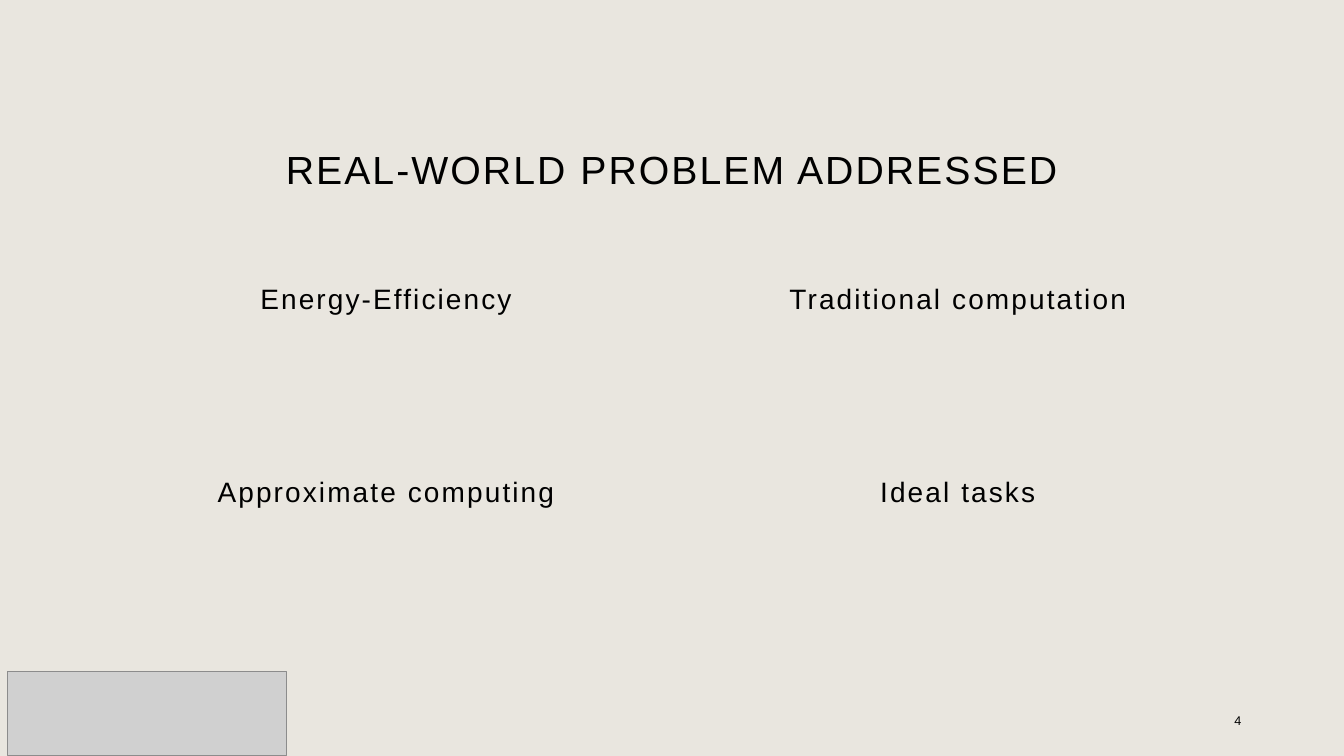
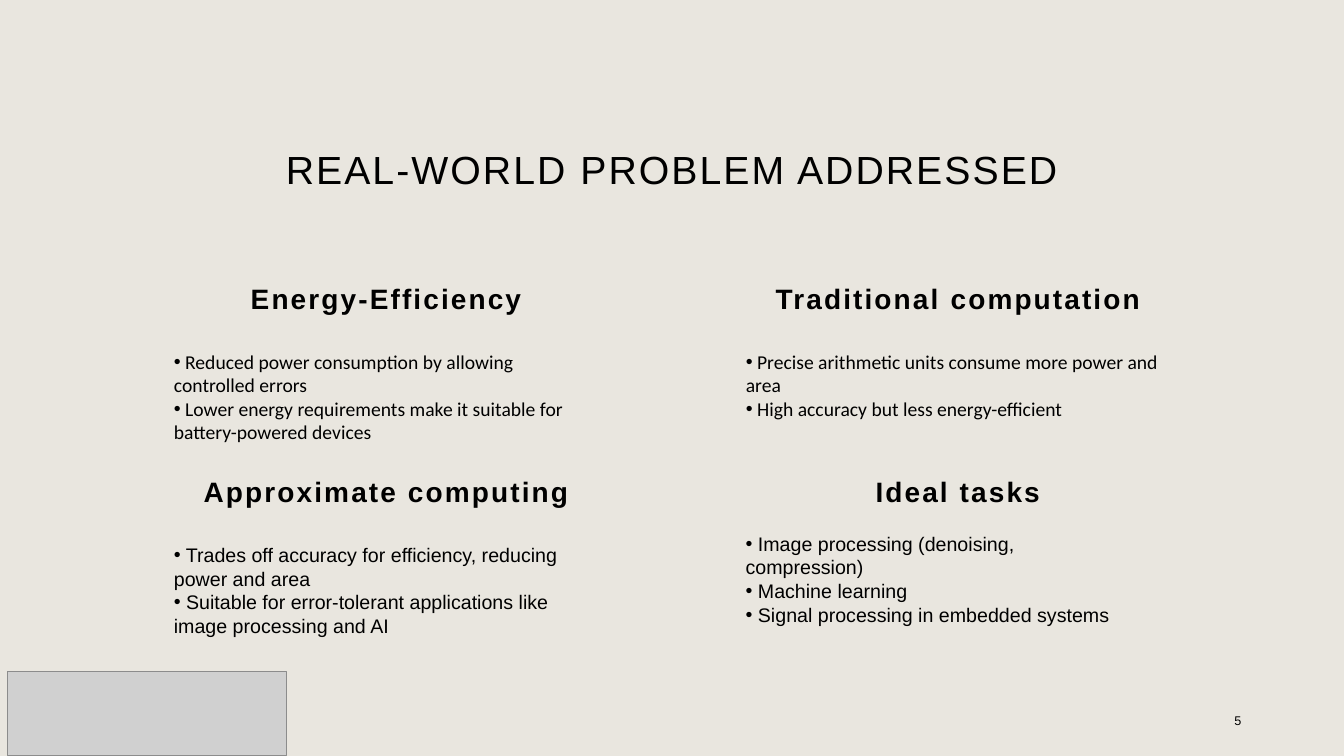
Before and after one commit to AmaanMujawar/EEE381_IIP-Hardware-Accelerator-for-RISCV-Processor, a slide deck: slide 5 of Documents/Public Engagement/PublicEngagementActivity.pptx (slide 4 before the commit). Drawn at 1344x756 pixels with LibreOffice and Linux fonts; fonts in the diff are those of the drawing; grey boxes stand for pictures. Boxes give left, top, right and bottom in pixels: in the first picture for what was removed or moved away, otherwise in the second. Text is boxed around its words. In the diff, an @@ line names an element or a change of style, - is before the commit and + after.

```diff
--- a/Documents/Public Engagement/PublicEngagementActivity.pptx
+++ b/Documents/Public Engagement/PublicEngagementActivity.pptx
@@ text added at <box>174,355,563,442</box>, 14 pt, text #000000 @@
+• Reduced power consumption by allowing controlled errors
+• Lower energy requirements make it suitable for battery-powered devices
@@ text added at <box>746,355,1158,420</box>, 14 pt, text #000000 @@
+• Precise arithmetic units consume more power and area
+• High accuracy but less energy-efficient
@@ bold on in 4 elements at <box>251,288,521,314</box>, <box>776,288,1140,314</box>, <box>204,481,568,507</box>, <box>876,481,1040,503</box> @@
@@ text added at <box>746,536,1109,626</box>, 14 pt, text #000000 @@
+• Image processing (denoising, compression)
+• Machine learning
+• Signal processing in embedded systems
@@ text added at <box>174,547,557,637</box>, 14 pt, text #000000 @@
+• Trades off accuracy for efficiency, reducing power and area
+• Suitable for error-tolerant applications like image processing and AI
@@ page number at <box>1234,716,1241,725</box>: text changed @@
-4
+5
```
Also in this commit, not shown: 6 other slides changed, 5 slides added.
